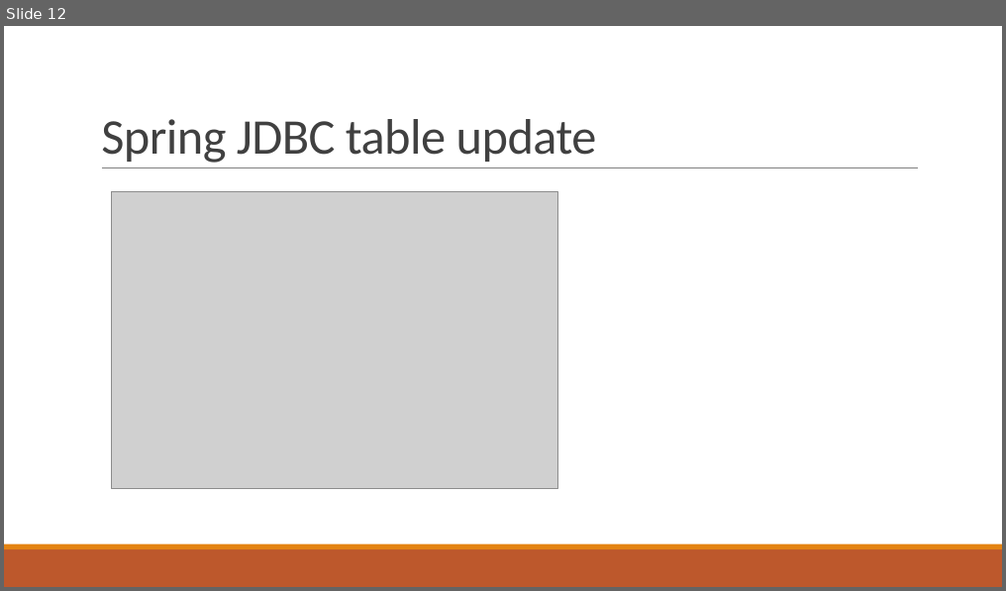
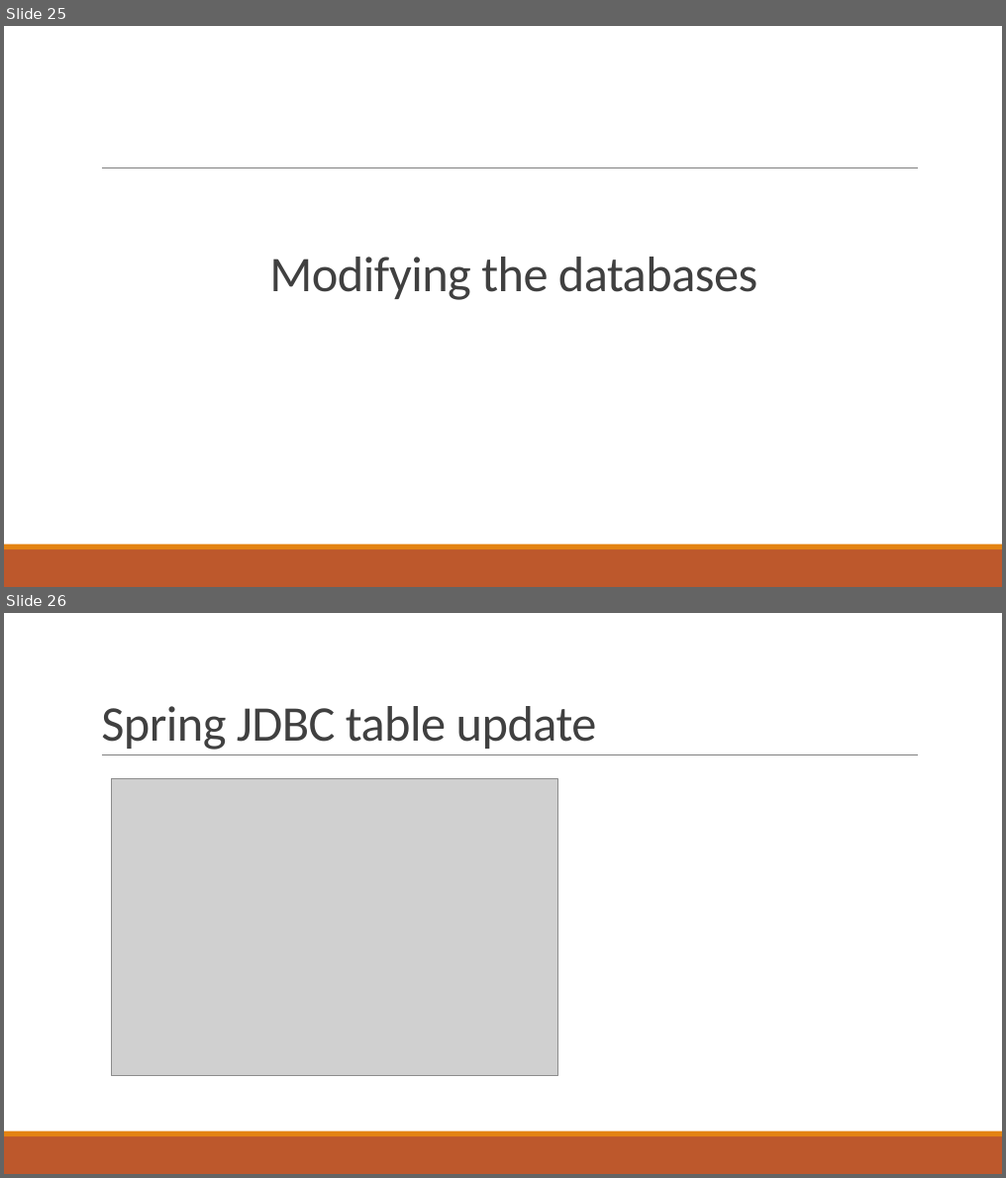
Before and after one commit to haminh10/JAVA_course_Spring_Hibernate_JPA, a slide deck: course/spring_lecture6.pptx. Shown one above the other, each under a label of ours: slide 12 before the commit, slides 25 and 26 after it. The pictures are 1006x591 and 1006x1178 pixels, drawn with LibreOffice and Linux fonts; fonts in the diff are those of the drawing; grey boxes stand for pictures. Boxes give left, top, right and bottom in pixels: in the first picture for what was removed or moved away, otherwise in the second. Text is boxed around its words. In the diff, an @@ line names an element or a change of style, - is before the commit and + after.

```diff
--- a/course/spring_lecture6.pptx
+++ b/course/spring_lecture6.pptx
@@ slide 25 added at [4,26,1002,587], background #FFFFFF; not listed: 3 template elements that a slide beside it also shows @@
@@ title added at [269,257,757,300], 48 pt, text #404040 @@
+Modifying the databases
@@ what was slide 12 is now slide 26 @@
```
Also in this commit, not shown: 1 slide changed, 13 other slides added, 2 other files.
